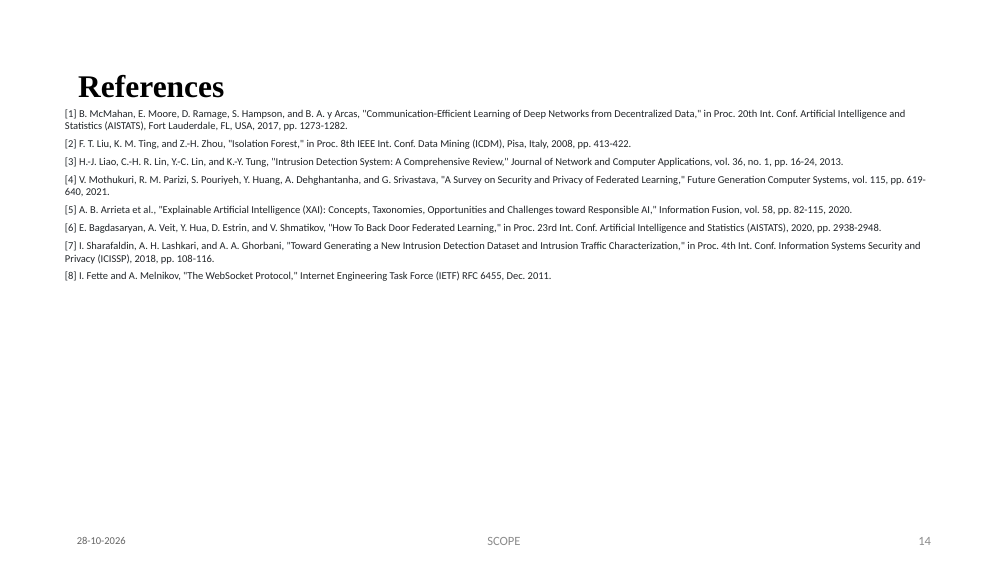
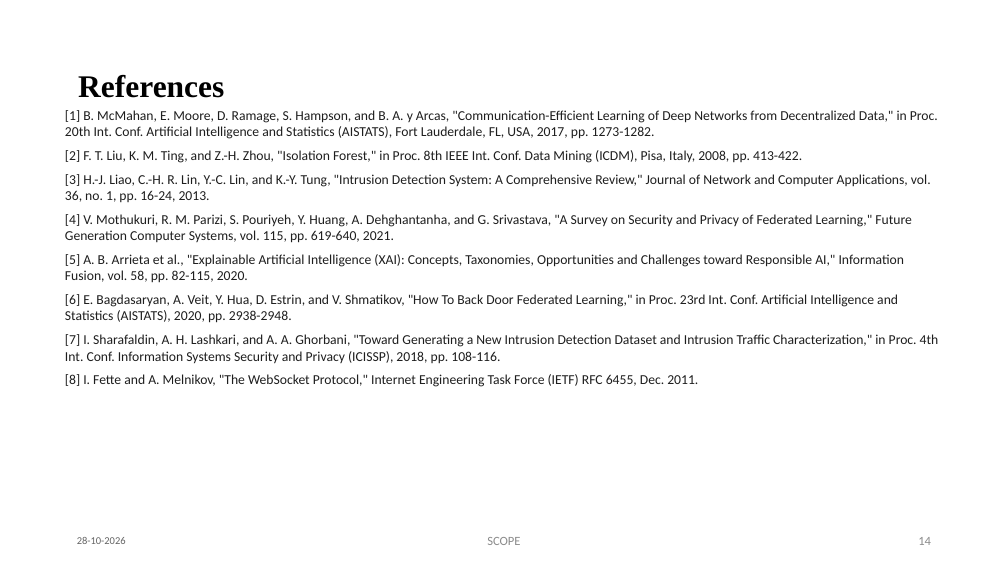
Before and after one commit to Prasanth4689/Federated-Anomaly-Detection, a slide deck: slide 14 of docs/BCSE497J_Review3_Presentation.pptx. Drawn at 1008x567 pixels with LibreOffice and Linux fonts; fonts in the diff are those of the drawing. Boxes give left, top, right and bottom in pixels: in the first picture for what was removed or moved away, otherwise in the second. Text is boxed around its words. In the diff, an @@ line names an element or a change of style, - is before the commit and + after.

Commit message:
Update BCSE497J_Review3_Presentation.pptx: clean formatting, conference paper outcome, readable font sizes

```diff
--- a/docs/BCSE497J_Review3_Presentation.pptx
+++ b/docs/BCSE497J_Review3_Presentation.pptx
@@ text "[1] B. McMahan, E. Moore, ..." at [65,110,939,387]: size 10 to 13 pt, text colour #212529 to #1E1E1E; more space between paragraphs @@
```
Also in this commit, not shown: 13 other slides changed.
